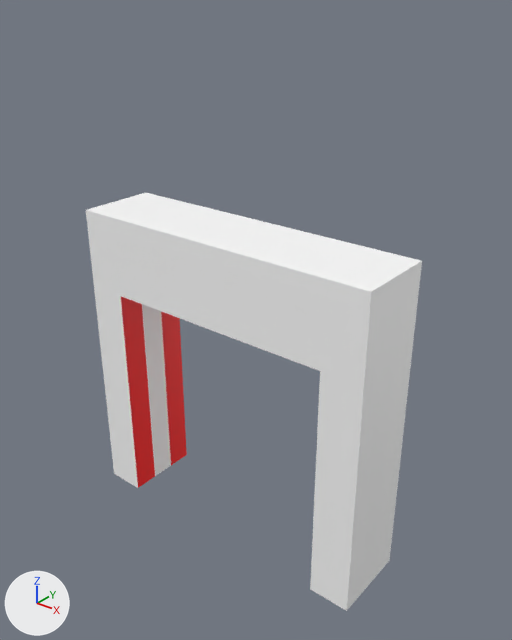
A saved change to the glTF model Voronomir/Assets/Modelos/Mapa/Portal.glb.
Rendered twice from a 50 mm lens placed at (4.87, -5.76, 6.58), pointed at (0.18, 0.11, 2.94). Lighting does not change. The marker at lower left points along +X, +Y and +Z. Vertices at the same position are counted once.

The scene before the commit, as lines of its bpy script (objects in view):
```python
me_portal = bpy.data.meshes.new('Portal')
me_portal.from_pydata(...)  # 32 vertices, 60 faces; spans x -2.0..2.0, y -0.5..0.5, z 0.0..4.0
# faces by material slot: [48, 12]
me_portal.materials.append(mat_portal)  # white #ffffff
me_portal.materials.append(mat_llave)  # red #ff0000
# before: 0 (2.0, 0.5, 4.0) at pixel (422, 260), 2 (2.0, -0.5, 4.0) at pixel (371, 291), 4 (-2.0, 0.5, 4.0) at pixel (145, 192), 6 (-2.0, -0.5, 4.0) at pixel (85, 210), 9 (-1.49, -0.5, 4.0) at pixel (113, 218)
# before: 11 (-1.49, 0.5, 4.0) at pixel (173, 199), 13 (1.49, -0.5, 4.0) at pixel (324, 278), 15 (1.49, 0.5, 4.0) at pixel (377, 249)
ob_portal = bpy.data.objects.new('Portal', me_portal)
ob_portal.location = (0.0, 0.0, 0.0)
```
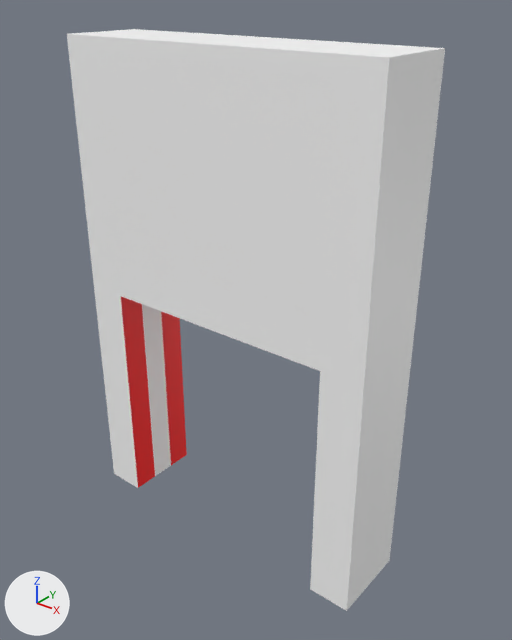
The change in detail:
me_portal has 32 vertices, 60 faces and spans x -2.0..2.0, y -0.5..0.5, z 0.0..4.0.
me_portal is used by ob_portal; location (0.0, 0.0, 0.0).
Part 1, on me_portal:
Vertices 0, 2, 4, 6, 9, 11, 13, 15 of me_portal move by (0.0, 0.0, 2.0).

Location of each change, (x1, y1, x2, y2) in pixels of the pictures (512 x 640 px; the box of a moved part takes in the faces that stretch with it):
'Portal', reshaped (12% wider, 39% taller): before (86, 193, 422, 611); after (67, 29, 445, 611)
part 1 of me_portal, moved or reshaped: before (86, 193, 422, 294); after (67, 29, 445, 294)
